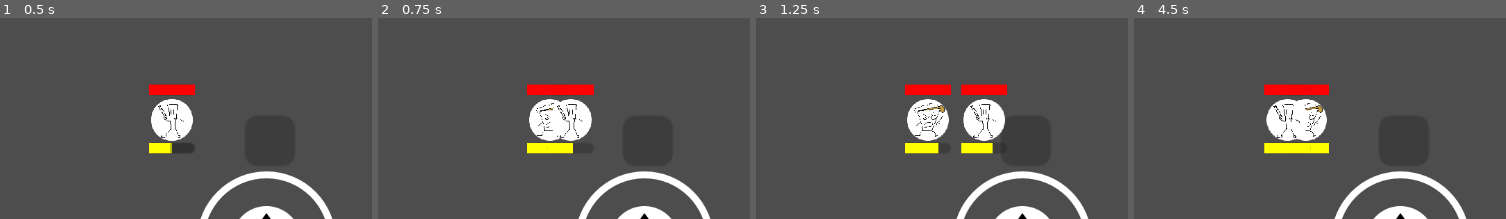
Above: before the commit, frames 1-4 (left to right).
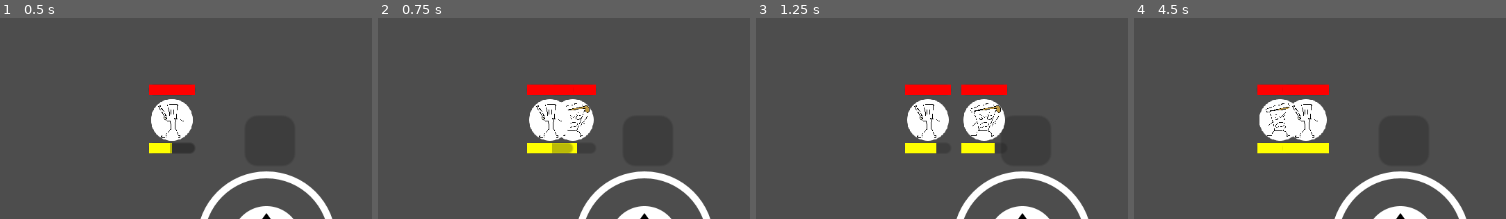
Above: after the commit, the same moments.

Repository: Treidexy/italianfighter
Game: Godot game, scene res://scenes/main.tscn
Same seed, same stepped clock (60 frames per second), same inputs: the game is played once before the commit and once after it.
Inputs (mouse positions are % of the whole screen's width and height, from its top left):
- Up to frame 1 (0.5 s): no input
- Up to frame 2 (0.75 s): tap Enter at 0.5 s; move the mouse to (74, 44) at 0.52 s; hold D (right) from 0.53 s (still down); click (74, 44) at 0.67 s
- Up to frame 3 (1.25 s): keep holding D (right)
- Up to frame 4 (4.5 s): release D (right) at 1.25 s; drag from (28, 55) to (45, 72) at 1.27 s; tap Space at 2, 3.5 s; move the mouse to (61, 25) at 2.02 s; hold D (right) 2.03-2.75 s; tap Enter at 2.75 s; drag from (45, 72) to (18, 33) at 2.77 s; move the mouse to (82, 67) at 3.52 s; hold Left (left) 3.53-4.25 s; drag from (18, 33) to (34, 22) at 4.27 s
The pictures show only the part of the screen within x 27-77%, y 24-74%; the shares and areas given below are measured in that part.

Frame 1 is identical in both runs. In frame 2, 1.4% of the frame differs, in the area x 42-59%, y 32-68%; in frame 3, 1.0%; in frame 4, 1.6%, in the area x 33-51%, y 32-68%.

Commit message:
capu slash done!

Diff:
--- a/scenes/main.tscn
+++ b/scenes/main.tscn
@@ -61,7 +61,7 @@
 
 [node name="Player" type="Node" parent="." node_paths=PackedStringArray("TROOP")]
 script = ExtResource("3_jyhfs")
-TROOP = NodePath("TungTroop")
+TROOP = NodePath("CapuTroop")
 metadata/_custom_type_script = "uid://bmr36mnhgd4ds"
 
 [node name="CapuTroop" parent="Player" instance=ExtResource("4_tefeu")]
--- /dev/null
+++ b/scripts/dash_action.gd
@@ -0,0 +1,20 @@
+class_name DashAction
+extends Action
+
+var dist: float;
+var velocity: Vector2;
+
+var _origen: Vector2;
+
+func begin():
+	super();
+	life = 99;
+	_origen = VICTIM.position;
+
+func _physics_process(delta: float) -> void:
+	super(delta);
+	VICTIM.velocity = velocity;
+	if VICTIM.move_and_slide():
+		end();
+	if _origen.distance_to(VICTIM.position) > dist:
+		end();
--- a/scripts/player.gd
+++ b/scripts/player.gd
@@ -27,10 +27,11 @@
 func _input(event: InputEvent) -> void:
 	if event is InputEventScreenTouch and event.is_pressed() == false:
 		if main_dir.length() > 0 and TROOP.can_main():
-			TROOP.main(main_dir);
+			TROOP.dir = main_dir;
+			TROOP.main();
 		if super_dir.length() > 0 and TROOP.can_super():
-			TROOP.zuper(super_dir);
-
+			TROOP.dir = super_dir;
+			TROOP.zuper();
 
 func _on_button_pressed() -> void:
 	if TROOP.can_hyper():
--- /dev/null
+++ b/scripts/troops/capu/capu_dash_action.gd
@@ -0,0 +1,6 @@
+class_name CapuDashAction
+extends DashAction
+
+func end():
+	super();
+	VICTIM.slash();
--- a/scripts/troops/capu/capu_stat.gd
+++ b/scripts/troops/capu/capu_stat.gd
@@ -3,3 +3,4 @@
 
 @export var MAIN_HALF_DAMAGE: float;
 @export var DASH_DIST: float;
+@export var DASH_SPEED: float;
--- a/scripts/troops/capu/capu_troop.gd
+++ b/scripts/troops/capu/capu_troop.gd
@@ -3,15 +3,8 @@
 
 @export var SLASH: PackedScene = preload("res://scenes/troops/capu/capu_slash.tscn");
 
-
-func main(dir: Vector2):
-	super(dir);
-
-	var stat := stat as CapuStat;
-	var pos = position + dir * stat.DASH_DIST;
-	velocity = dir * stat.DASH_DIST;
-	move_and_slide();
-
+func slash():
+	print('hi');
 	var proj1: CapuSlash = SLASH.instantiate();
 	proj1.FATHER = self;
 	proj1.life = 0.3;
@@ -28,3 +21,13 @@
 	proj2.scale.y = -1;
 	proj2.damage = stat.MAIN_HALF_DAMAGE;
 	get_tree().current_scene.add_child(proj2);
+
+func main():
+	super();
+
+	var stat := stat as CapuStat;
+	var action = CapuDashAction.new();
+	action.VICTIM = self;
+	action.dist = stat.DASH_DIST;
+	action.velocity = dir * stat.DASH_SPEED;
+	get_tree().current_scene.add_child(action);
--- a/scripts/troops/troop.gd
+++ b/scripts/troops/troop.gd
@@ -12,6 +12,7 @@
 #var in_snare: bool = false;
 #var in_silence: bool = false;
 var current_action: Action = null;
+var dir: Vector2 = Vector2.from_angle(0);
 
 var _main_cooldown: float;
 var _main_reload: float;
@@ -24,11 +25,11 @@
 ###
 
 # normalized Vector2
-func main(dir: Vector2):
+func main():
 	_main_cooldown = stat.MAIN_COOLDOWN;
 	_main_reload = stat.MAIN_RELOAD;
 	_main_ammo -= 1;
-func zuper(dir: Vector2):
+func zuper():
 	in_super = true;
 func hyper():
 	stat = HYPER_STAT;
--- a/scripts/troops/tung/tung_troop.gd
+++ b/scripts/troops/tung/tung_troop.gd
@@ -4,8 +4,8 @@
 @export var SLASH: PackedScene = preload("res://scenes/troops/tung/tung_slash.tscn");
 @export var THROW: PackedScene = preload("res://scenes/troops/tung/tung_throw.tscn");
 
-func main(dir: Vector2):
-	super(dir);
+func main():
+	super();
 	var stat := stat as TungStat;
 	var proj: TungSlash = SLASH.instantiate();
 	proj.FATHER = self;
@@ -16,8 +16,8 @@
 	proj.kb = stat.KB;
 	get_tree().current_scene.add_child(proj);
 
-func zuper(dir: Vector2):
-	super(dir);
+func zuper():
+	super();
 	var stat := stat as TungStat;
 	var proj: TungThrow = THROW.instantiate();
 	proj.FATHER = self;
--- a/stats/capu/capu_norm.tres
+++ b/stats/capu/capu_norm.tres
@@ -5,7 +5,8 @@
 [resource]
 script = ExtResource("1_faw3u")
 MAIN_HALF_DAMAGE = 750.0
-DASH_DIST = 20.0
+DASH_DIST = 25.0
+DASH_SPEED = 180.0
 SPEED = 55.0
 MAX_HP = 4500.0
 MAIN_COOLDOWN = 0.2
Not shown, added: scripts/dash_action.gd.uid
Not shown, added: scripts/troops/capu/capu_dash_action.gd.uid
